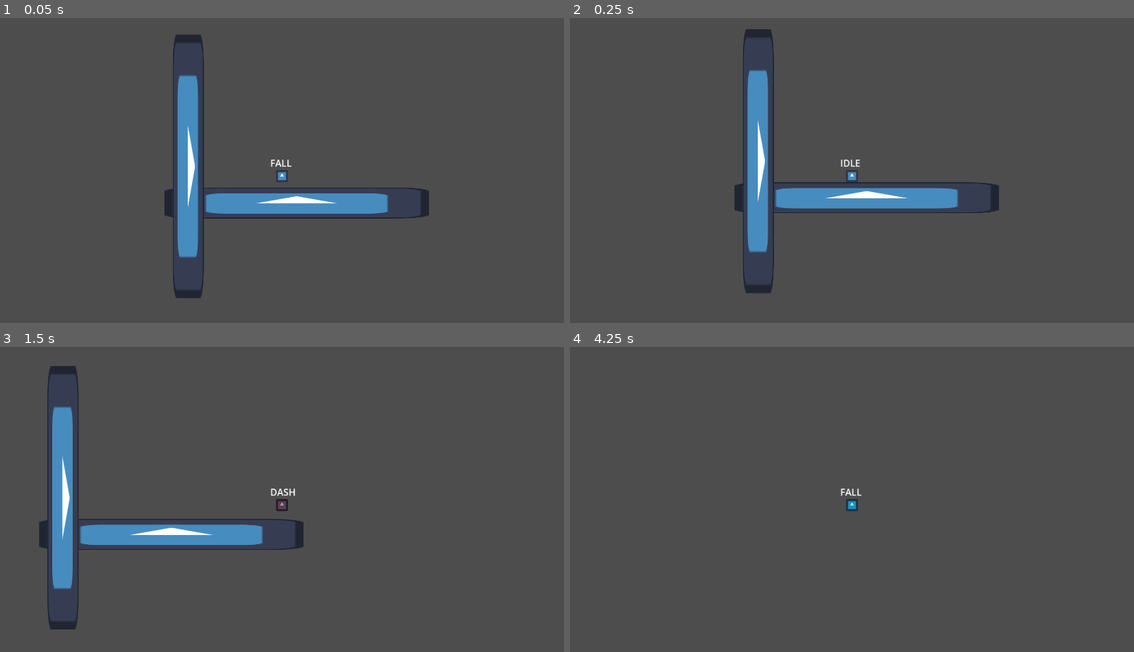
Above: before the commit, frames 1-4 (two rows, left to right).
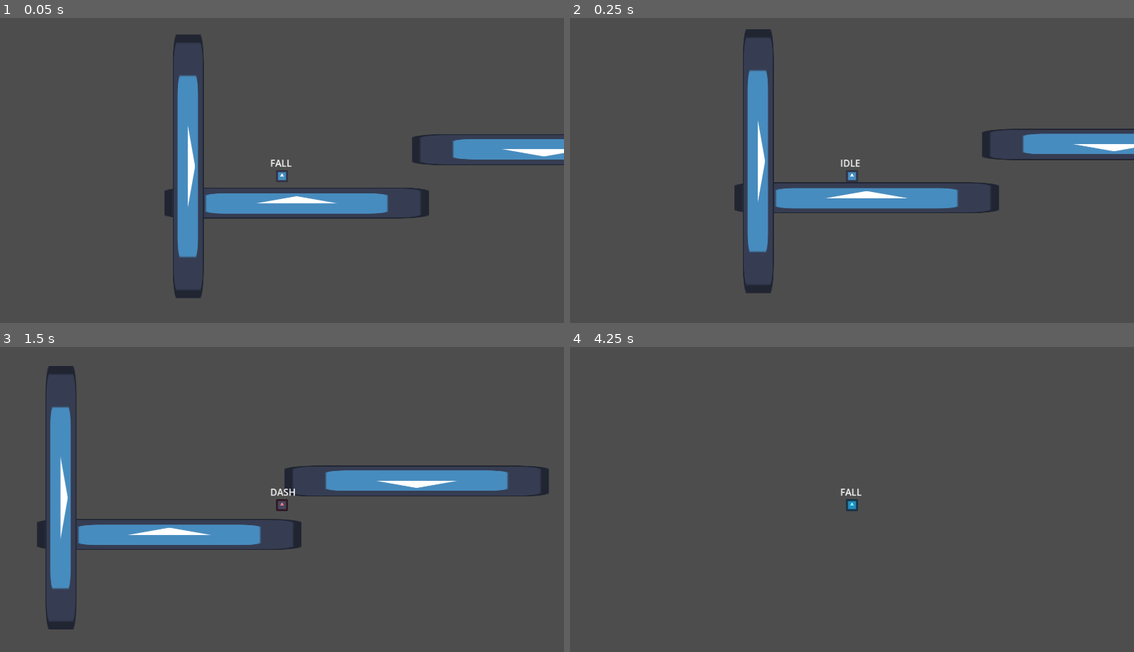
Above: after the commit, the same moments.

Repository: ski-freak/AtniaMania
Game: Godot game, scene res://scenes/environment/world.tscn
The game is run twice, just before and just after one commit, with the same random seed, the same clock (stepped at 60 frames per second) and the same inputs. The engine's default icon, where the game draws it, is replaced by a stand-in: a white triangle on a blue panel in a dark square.
Inputs:
- Up to frame 1 (0.05 s): no input
- Up to frame 2 (0.25 s): no input
- Up to frame 3 (1.5 s): tap Enter at 0.5 s; hold X (Climb) 0.53-1.28 s; hold Right (MoveRight) from 0.53 s (still down); tap Space (Jump) at 0.77 s; tap Z (Dash) at 1.35 s
- Up to frame 4 (4.25 s): tap Space (Jump) at 1.52, 3.02, 3.5, 3.77 s; release Right (MoveRight) at 2.03 s; hold Left (MoveLeft) 2.03-2.78 s; hold X (Climb) 2.03-2.78 s; hold Right (MoveRight) from 2.78 s (still down); tap Z (Dash) at 2.85 s; hold X (Climb) from 3.53 s (still down)

The runs differ from the first frame. In frame 1, 1.7% of the frame differs, in the area x 73-100%, y 38-49%; in frame 2, 1.7%; in frame 3, 4.2%, in the area x 6-98%, y 6-93%; in frame 4, less than 0.1%.

Commit message:
added corner correction on jumps

Diff:
--- a/scenes/entities/player/IDLE.gd
+++ b/scenes/entities/player/IDLE.gd
@@ -3,6 +3,7 @@
 
 func update(delta):
 	Player.gravity(delta)
+	player_movement()
 	if Player.jump_input and Player.jump_buffer_counter > 0:
 		return STATES.JUMP
 	if Player.movement_input.x != 0:
--- a/scenes/entities/player/JUMP.gd
+++ b/scenes/entities/player/JUMP.gd
@@ -1,12 +1,13 @@
 extends "state.gd"
+
 
 func update(delta):
 	Player.gravity(delta)
 	player_movement()
 	if Player.velocity.y >0:
 		return STATES.FALL
-	if Player.dash_input and Player.can_dash: # this is if true
+	if Player.dash_input and Player.can_dash:
 		return STATES.DASH
 	return null
 func enter_state():
-	Player.velocity.y = Player.JUMP_VELOCITY # this reaches into the Player script and edits its y velocity?
+	Player.velocity.y = Player.JUMP_VELOCITY # this reaches into the Player script and edits its y velocity
--- a/scenes/entities/player/Player.gd
+++ b/scenes/entities/player/Player.gd
@@ -29,7 +29,12 @@
 # Nodes
 # Collects the states from the STATES.gd script and chucks them in a variable?
 @onready var STATES = $STATES
-@onready var Raycasts = $Raycasts
+@export var Wallslide_Raycasts: Node2D
+
+
+@export var TopRay_Right: Node2D
+@export var TopRay_Left: Node2D
+@export var TopRay_Middle: Node2D
 
 
 func _ready():
@@ -39,24 +44,24 @@
 	prev_state = STATES.IDLE
 	current_state = STATES.IDLE
 func _physics_process(delta: float) -> void:
-	# Adds the gravity in default_move (this was written by godot).
 	player_input()
 	change_state(current_state.update(delta))
 	$Label.text = str(current_state.get_name())
 	move_and_slide()
-#	print("player velocity: " , velocity)
-	#default_move(delta)
 func gravity(delta):
 	if not is_on_floor():
 		velocity.y += gravity_value * delta
 
 func get_next_to_wall():
-	for raycast in Raycasts.get_children():
+	for raycast in Wallslide_Raycasts.get_children():
 		raycast.force_raycast_update()
 		if raycast.is_colliding():
 			if raycast.target_position.x > 0:
+				#print ("wallslide raycast right")
 				return Vector2.RIGHT
+
 			else:
+				#print ("wallslide raycast left")
 				return Vector2.LEFT
 	return null
 
@@ -110,3 +115,16 @@
 		jump_buffer_counter = jump_buffer_frames
 	elif jump_buffer_counter > 0:
 		jump_buffer_counter -= 1
+
+func upward_corner_correction(amount: int):
+	var delta = get_physics_process_delta_time()
+	if velocity.y < 0 and test_move(global_transform,
+	Vector2(0, velocity.y*delta)):
+		# i says how far the corner is, j says whether it is right or left of player
+		for i in range(1, amount*2+1):
+			for j in [-1.0, 1.0]:
+				if !test_move(global_transform.translated(Vector2(i*j/2, 0)),
+				Vector2(0, velocity.y*delta)):
+					translate(Vector2(i*j/2, 0))
+					if velocity.x * j < 0: velocity.x = 0
+					return
--- a/scenes/entities/player/Player.tscn
+++ b/scenes/entities/player/Player.tscn
@@ -13,8 +13,12 @@
 
 [sub_resource type="RectangleShape2D" id="RectangleShape2D_xf0fo"]
 
-[node name="Player" type="CharacterBody2D"]
+[node name="Player" type="CharacterBody2D" node_paths=PackedStringArray("Wallslide_Raycasts", "TopRay_Right", "TopRay_Left", "TopRay_Middle")]
 script = ExtResource("1_tlaso")
+Wallslide_Raycasts = NodePath("All_Raycasts/Wallslide_Raycasts")
+TopRay_Right = NodePath("All_Raycasts/Top_Raycasts/TopRight")
+TopRay_Left = NodePath("All_Raycasts/Top_Raycasts/TopLeft")
+TopRay_Middle = NodePath("All_Raycasts/Top_Raycasts/TopMiddle")
 
 [node name="PlayerSprite2D" type="Sprite2D" parent="."]
 scale = Vector2(0.16, 0.16)
@@ -50,24 +54,46 @@
 offset_bottom = -11.0
 text = "STATE"
 
-[node name="Raycasts" type="Node2D" parent="."]
+[node name="All_Raycasts" type="Node2D" parent="."]
 
-[node name="TopRight" type="RayCast2D" parent="Raycasts"]
+[node name="Wallslide_Raycasts" type="Node2D" parent="All_Raycasts"]
+
+[node name="TopRight" type="RayCast2D" parent="All_Raycasts/Wallslide_Raycasts"]
 position = Vector2(0, -10)
 target_position = Vector2(13, 0)
 collision_mask = 2
 
-[node name="BottomRight" type="RayCast2D" parent="Raycasts"]
+[node name="BottomRight" type="RayCast2D" parent="All_Raycasts/Wallslide_Raycasts"]
 position = Vector2(0, 10)
 target_position = Vector2(13, 0)
 collision_mask = 2
 
-[node name="BottomLeft" type="RayCast2D" parent="Raycasts"]
+[node name="BottomLeft" type="RayCast2D" parent="All_Raycasts/Wallslide_Raycasts"]
 position = Vector2(0, 10)
 target_position = Vector2(-13, 0)
 collision_mask = 2
 
-[node name="TopLeft" type="RayCast2D" parent="Raycasts"]
+[node name="TopLeft" type="RayCast2D" parent="All_Raycasts/Wallslide_Raycasts"]
 position = Vector2(0, -10)
 target_position = Vector2(-13, 0)
 collision_mask = 2
+
+[node name="Top_Raycasts" type="Node2D" parent="All_Raycasts"]
+
+[node name="TopMiddle" type="RayCast2D" parent="All_Raycasts/Top_Raycasts"]
+position = Vector2(0, -7)
+rotation = 3.1415927
+target_position = Vector2(0, 10)
+collision_mask = 2
+
+[node name="TopLeft" type="RayCast2D" parent="All_Raycasts/Top_Raycasts"]
+position = Vector2(-10, -7)
+rotation = 3.1415927
+target_position = Vector2(0, 10)
+collision_mask = 2
+
+[node name="TopRight" type="RayCast2D" parent="All_Raycasts/Top_Raycasts"]
+position = Vector2(10, -7)
+rotation = 3.1415927
+target_position = Vector2(0, 10)
+collision_mask = 2
--- a/scenes/entities/player/state.gd
+++ b/scenes/entities/player/state.gd
@@ -19,3 +19,4 @@
 		Player.last_direction = Vector2.LEFT
 	else:
 		Player.velocity.x = 0
+	Player.upward_corner_correction(6)
--- a/scenes/environment/world.tscn
+++ b/scenes/environment/world.tscn
@@ -36,5 +36,20 @@
 scale = Vector2(3.515625, 0.41406253)
 texture = ExtResource("1_cphul")
 
+[node name="StaticBody2D3" type="StaticBody2D" parent="."]
+position = Vector2(471, -16)
+rotation = 3.1415927
+collision_layer = 3
+collision_mask = 3
+
+[node name="CollisionShape2D" type="CollisionShape2D" parent="StaticBody2D3"]
+position = Vector2(25, 20)
+shape = SubResource("RectangleShape2D_667ct")
+
+[node name="Sprite2D" type="Sprite2D" parent="StaticBody2D3"]
+position = Vector2(25.000004, 37.500004)
+scale = Vector2(3.515625, 0.41406253)
+texture = ExtResource("1_cphul")
+
 [node name="Player" parent="." instance=ExtResource("2_667ct")]
 position = Vector2(0, -10)
